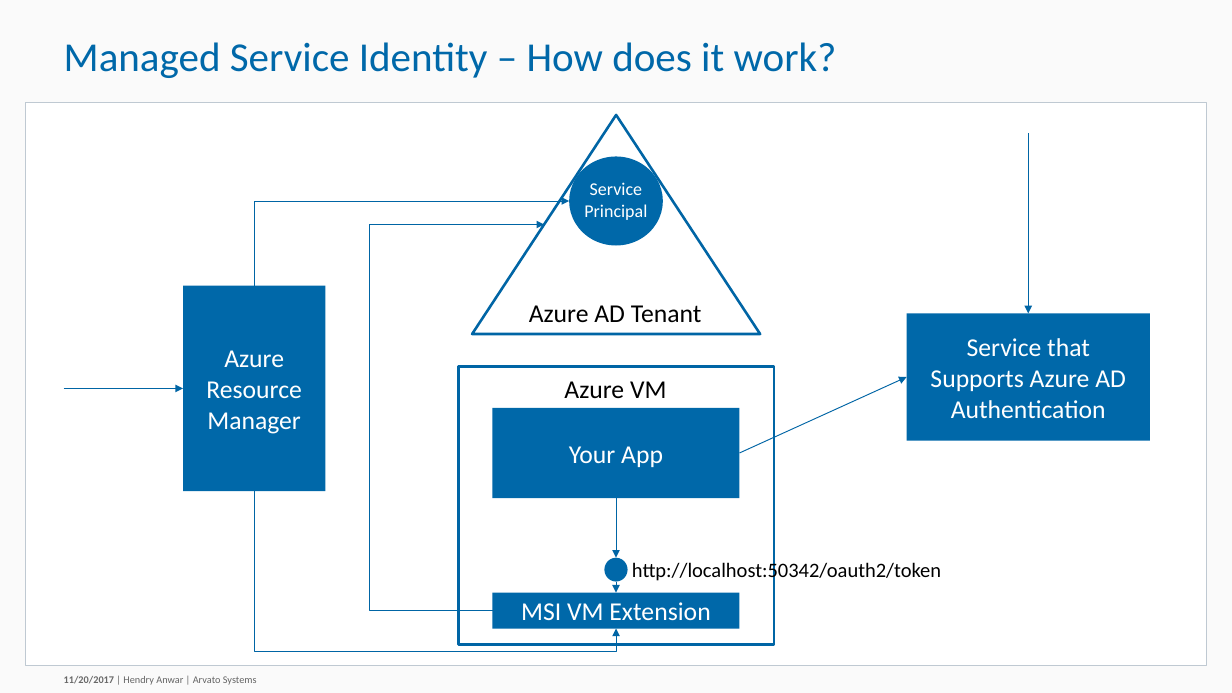
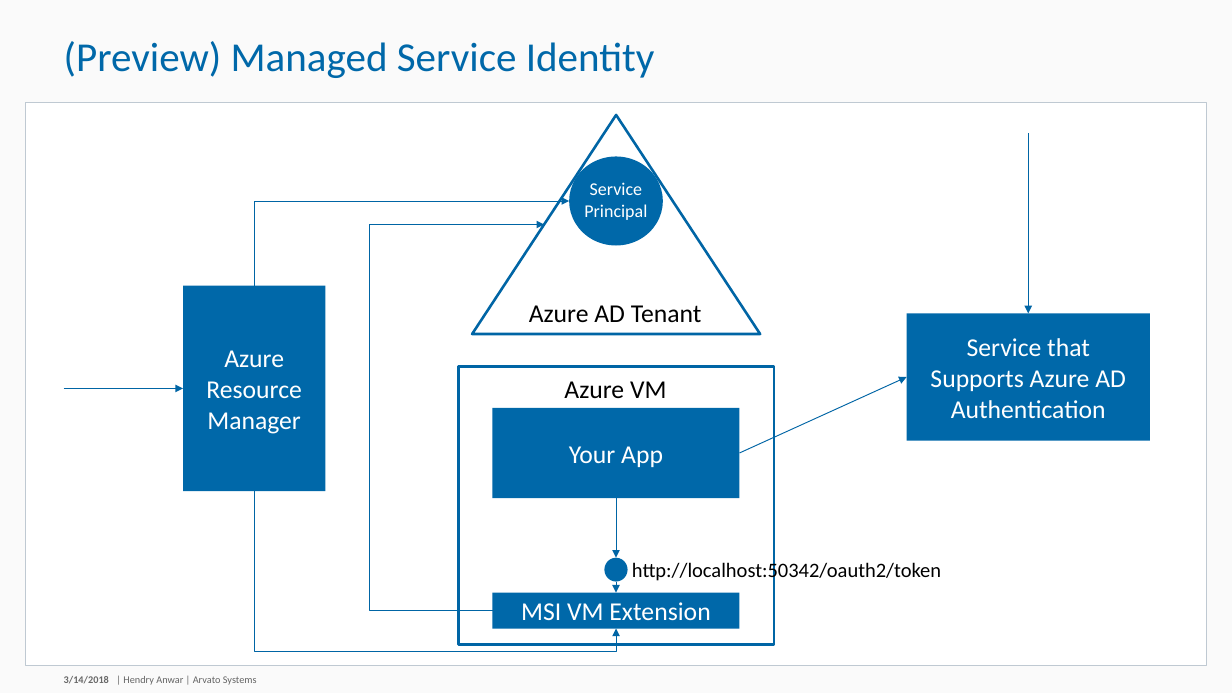
Before and after one commit to hendryanw/devcon-secure-access-keyvault-secrets, a slide deck: slide 11 of Securely Access Secrets within Azure Key Vault.pptx. Drawn at 1232x693 pixels with LibreOffice and Linux fonts; fonts in the diff are those of the drawing; background and template pictures are left out. Boxes give left, top, right and bottom in pixels: in the first picture for what was removed or moved away, otherwise in the second. Text is boxed around its words. In the diff, an @@ line names an element or a change of style, - is before the commit and + after.

```diff
--- a/Securely Access Secrets within Azure Key Vault.pptx
+++ b/Securely Access Secrets within Azure Key Vault.pptx
@@ title at <box>64,41,655,78</box>: text changed @@
-Managed Service Identity – How does it work?
+(Preview) Managed Service Identity
@@ text at <box>64,676,109,684</box>: text changed @@
-11/20/2017
+3/14/2018
```
Also in this commit, not shown: 8 other slides changed, 3 slides added, 5 slides removed, 2 other files.
